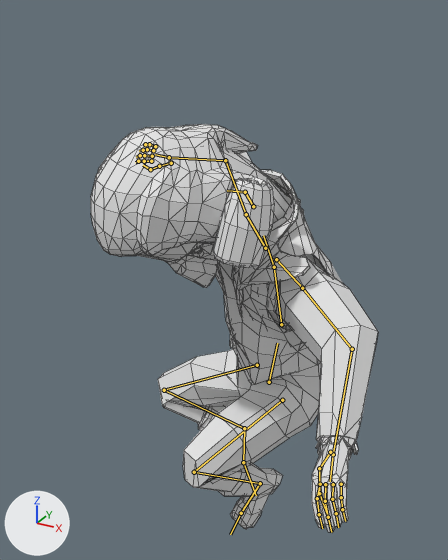
An edit to the FBX model Assets/Models/pasquale.fbx, drawn before and after from the same camera.
Camera for both pictures: a camera (50 mm lens) standing at (2.81, -6.53, 7.85) and looking at (-0.55, -0.42, 4.8). Arrows for +X, +Y and +Z are at lower left; the lights stay in place. Both versions are drawn at frame 17 of the action 'root|h_Paoli_fall'; the numbers are the values there. The bones that bend it are drawn over the model as lines. Mesh edges are drawn as thin lines.

In view in the first picture: 'LOW', 'LOW.001'.
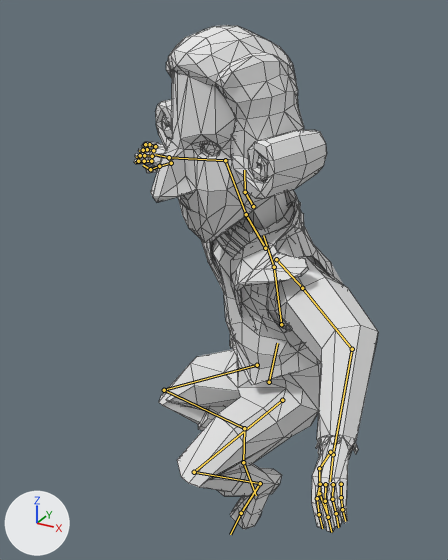
What the commit changed:
Bone 'head.x' (bone_head_x) turns from (2, 7, 3) to (-68, 7, 3) degrees about its own x, y and z.

Boxes [x1, y1, x2, y2] around the edits, measured in the pictures (448 x 560 px):
'LOW', posed (15% narrower, 24% taller): before [91, 124, 378, 533]; after [134, 25, 378, 533]
'LOW.001', posed: before [215, 170, 342, 385]; after [201, 190, 343, 385]
bone 'head.x', root to tip: before (245, 192) to (227, 190); after (245, 192) to (244, 170)
